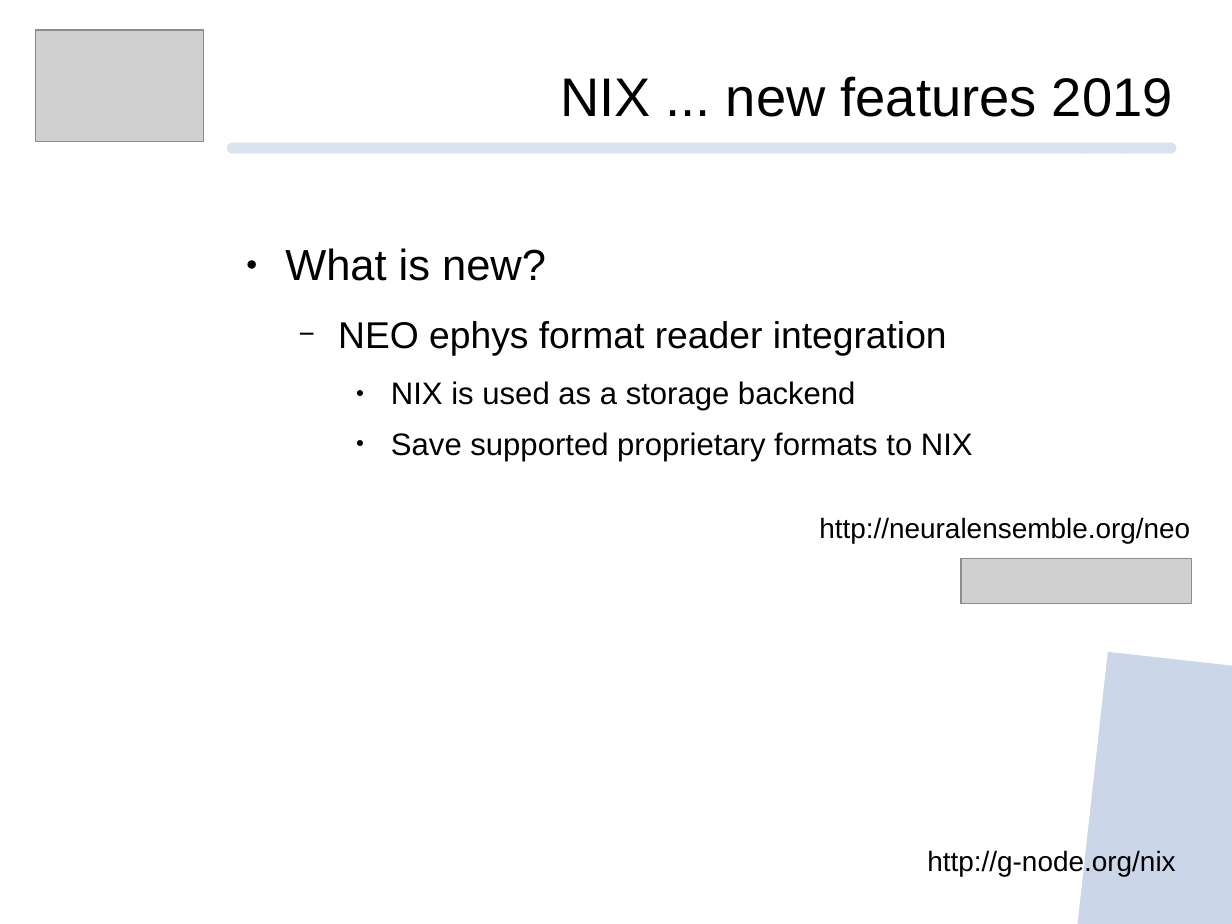
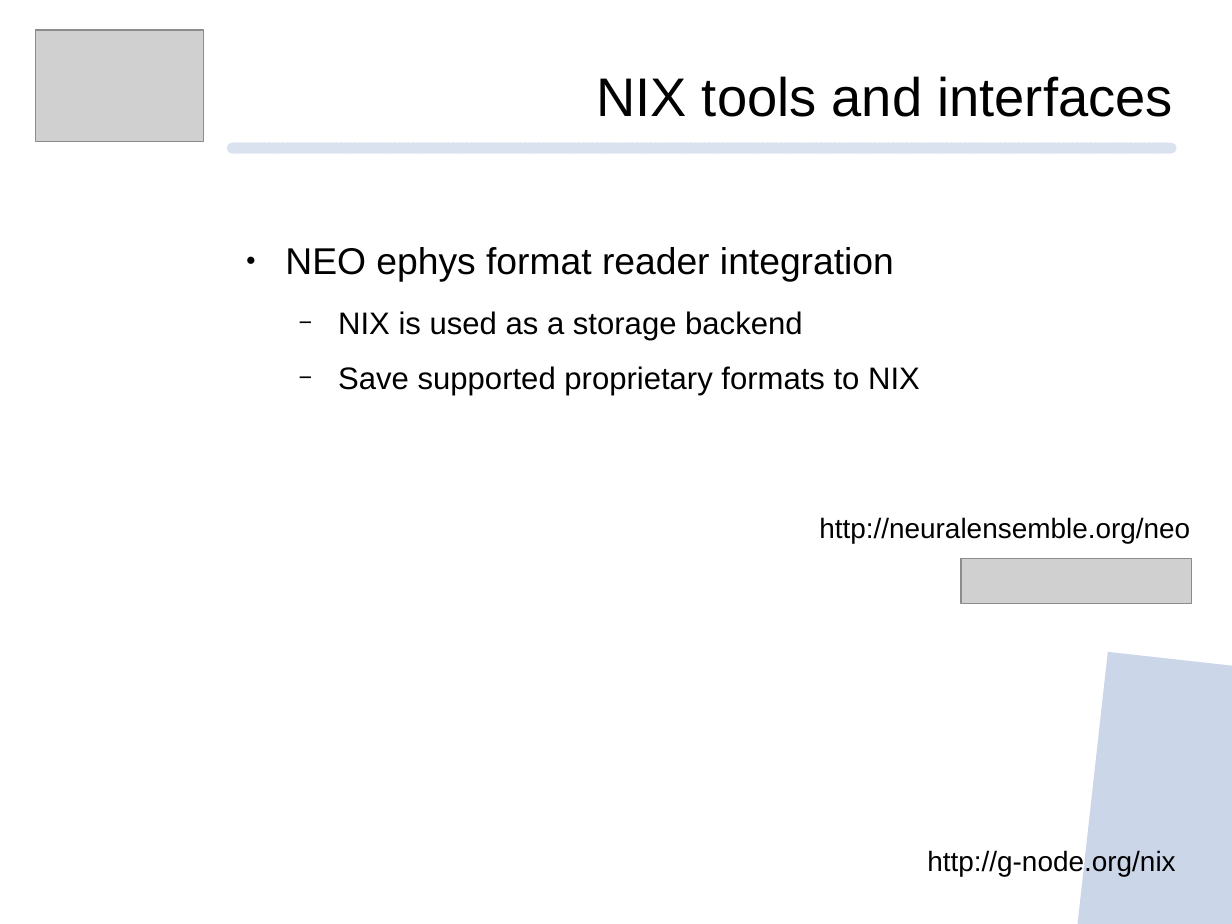
Before and after one commit to mpsonntag/prespost, a slide deck: slide 9 of 202009_BCCN_online/202009_BCCN_Online_conference.odp (slide 10 before the commit). Drawn at 1232x924 pixels with LibreOffice and Linux fonts; fonts in the diff are those of the drawing; grey boxes stand for pictures; background and template pictures are left out. Boxes give left, top, right and bottom in pixels: in the first picture for what was removed or moved away, otherwise in the second. Text is boxed around its words. In the diff, an @@ line names an element or a change of style, - is before the commit and + after.

```diff
--- a/202009_BCCN_online/202009_BCCN_Online_conference.odp
+++ b/202009_BCCN_online/202009_BCCN_Online_conference.odp
@@ text at [596,76,1172,117]: text changed @@
-NIX ... new features 2019
+NIX tools and interfaces
@@ text "NEO ephys format reader integration" at [285,247,920,396]: bullet − to ●; list level 2 to 1 in "NEO ephys format reader integration"; bullet ● to −; list level 3 to 2 in "NIX is used as a ..."; list level 3 to 2 in "Save supported proprietary formats to ..." @@
@@ text at [285,248,546,281]: paragraph removed @@
-● What is new?
```
Also in this commit, not shown: 5 other slides changed, 3 slides added, 3 slides removed.
